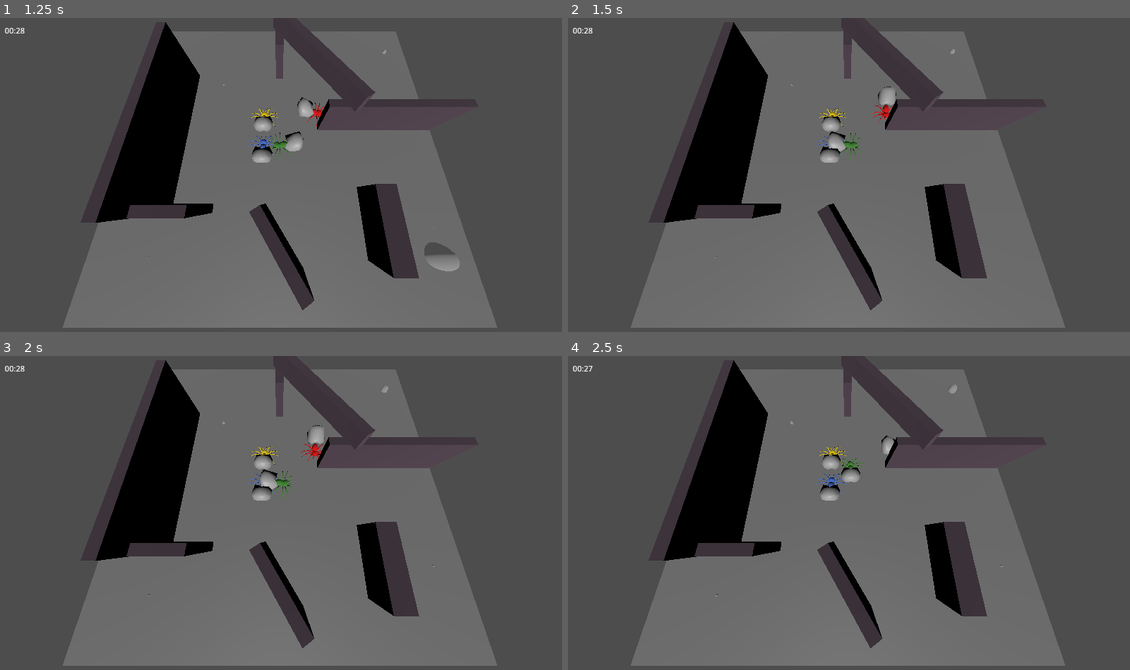
Above: before the commit, frames 1-4 (two rows, left to right).
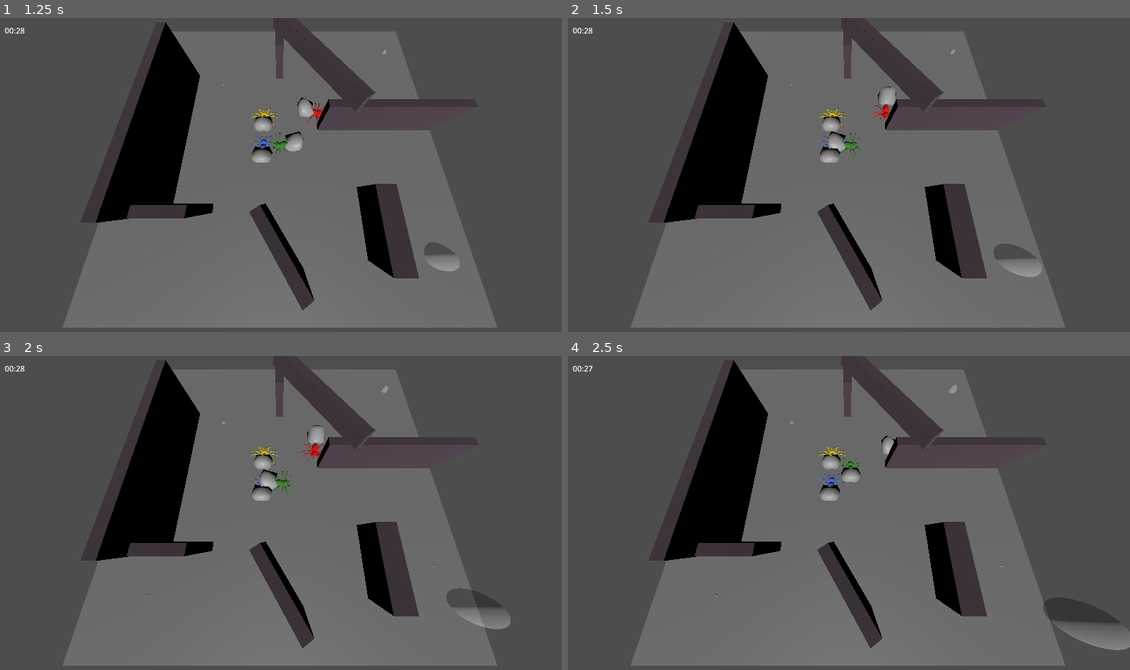
Above: after the commit, the same moments.

Repository: justfordoener/ggj_2025
Game: Godot game, scene res://scenes/level_test.tscn
Same seed, same stepped clock (60 frames per second), same inputs: the game is played once before the commit and once after it.
Inputs:
- Up to frame 1 (1.25 s): hold D (move_right) from 0.53 s (still down); hold F from 0.53 s (still down)
- Up to frame 2 (1.5 s): release D (move_right) at 1.28 s; release F at 1.28 s; hold S (move_down) from 1.28 s (still down); tap H at 1.35 s
- Up to frame 3 (2 s): keep holding S (move_down)
- Up to frame 4 (2.5 s): release S (move_down) at 2.03 s; hold D (move_right) from 2.03 s (still down); hold T from 2.03 s (still down)

Frame 1 is identical in both runs. In frame 2, 0.4% of the frame differs, in the area x 75-85%, y 71-83%; in frame 3, 0.6%, in the area x 79-91%, y 73-87%; in frame 4, 0.5%.

Commit message:
bubble float up

Diff:
--- a/scenes/bubble.tscn
+++ b/scenes/bubble.tscn
@@ -18,3 +18,5 @@
 
 [node name="CollisionShape3D" type="CollisionShape3D" parent="Area3D"]
 shape = SubResource("SphereShape3D_o55fl")
+
+[node name="Timer" type="Timer" parent="."]
--- a/scripts/bubble.gd
+++ b/scripts/bubble.gd
@@ -5,15 +5,18 @@
 @export var max_scale: float = 0.3
 @export var growth_rate: float = 0.02
 @export var cooldown : float = 0
+@export var time_to_pop : float = 10
+@export var float_speed : float = 0.6
 var air_amount: float = 0.0
 var has_spawned : bool = false
+var is_full : bool = false
+
+@onready var timer : Timer = $Timer
 #onready var collision_shape = $Area3D/CollisionShape3D
 
-# signal for popping
-signal bubble_popped
-signal bubble_absorbed
-
 func _ready():
+	timer.wait_time = time_to_pop
+	timer.one_shot = true
 	scale = Vector3.ONE * start_scale			# small starting bubble
 	await get_tree().create_timer(cooldown).timeout
 	has_spawned = true
@@ -28,22 +31,24 @@
 	if not has_spawned:
 		return
 	# bubble grows
-	scale += Vector3.ONE * growth_rate * delta
-	air_amount = calculate_air_amount(scale)
+	if not is_full:
+		scale += Vector3.ONE * growth_rate * delta
+		air_amount = calculate_air_amount(scale)
 
 	# check if bubble popps
 	if scale >= Vector3.ONE * max_scale:
-		pop_bubble()
+		pop_bubble(delta)
 
 
 func calculate_air_amount(cur_scale: Vector3):
 	return 4.0 / 3.0 * PI * pow(cur_scale.x, 3) * 1000
 
-func pop_bubble():
-	# emitt signal and play pop animation
-	emit_signal("bubble_popped")
-	print("Bubble popped")
-
+func pop_bubble(delta : float):
+	if not is_full:
+		is_full = true
+		timer.start()
+	global_position += Vector3(0,1,0) * delta * float_speed
+func _on_timer_timeout():
 	queue_free()
 
 func absorb_bubble() -> float:
